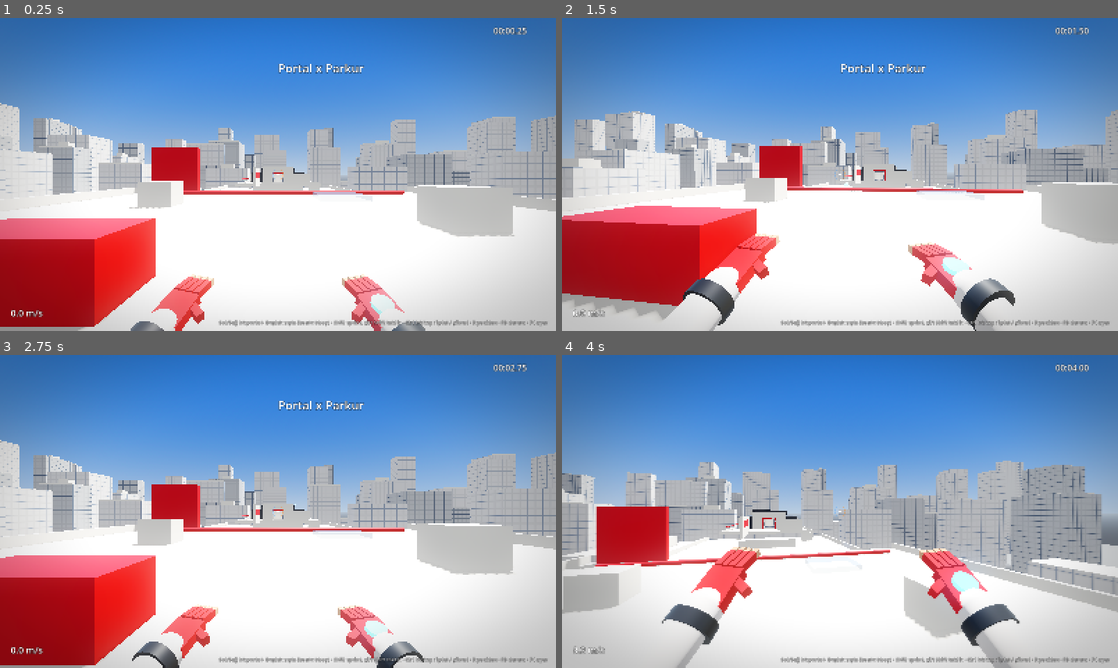
Above: before the commit, frames 1-4 (two rows, left to right).
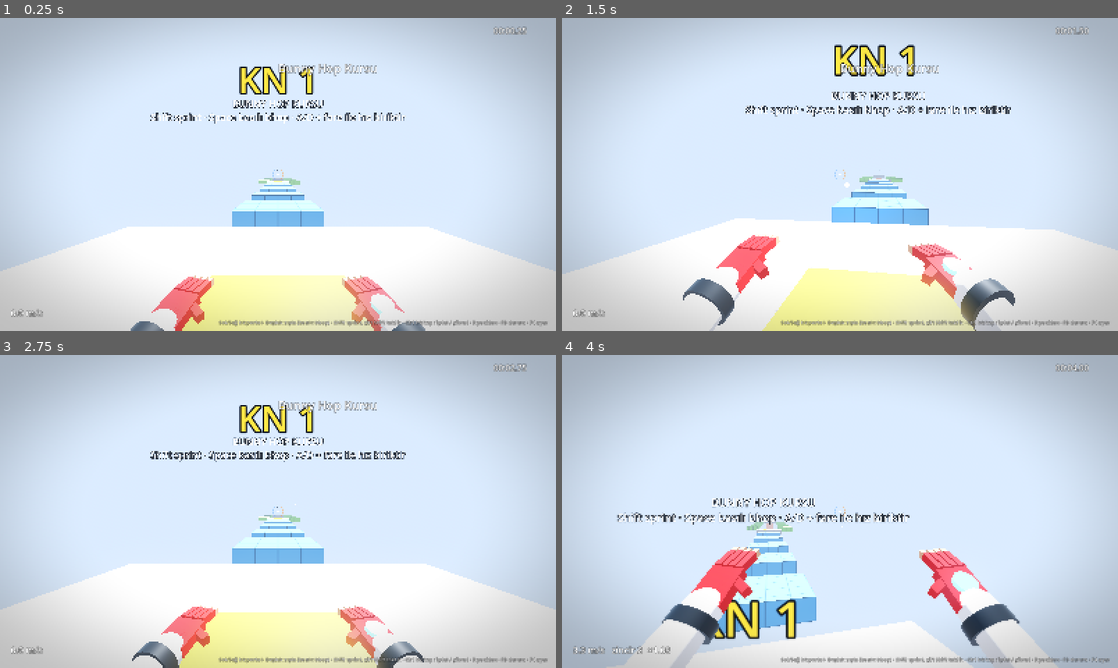
Above: after the commit, the same moments.

Repository: salihsahinin/portal-parkur
Game: Godot game, scene res://sahneler/ana.tscn
The game is run twice, just before and just after one commit, with the same random seed, the same clock (stepped at 60 frames per second) and the same inputs.
Inputs (mouse positions are in pixels of both pictures, inside the frame that each line leads up to):
- Up to frame 1 (0.25 s): no input
- Up to frame 2 (1.5 s): tap Enter at 0.5 s; move the mouse to (867, 174) at 0.52 s; hold Ctrl (kay) 0.53-1.28 s; tap W (ileri) at 0.6 s; click (867, 174) at 0.67 s; move the mouse to (812, 174) at 1.27 s; tap Ctrl (kay) at 1.35 s; click (812, 174) at 1.42 s
- Up to frame 3 (2.75 s): tap A (sol) at 1.55, 2.1 s; move the mouse to (289, 505) at 2.02 s; click (289, 505) at 2.17 s; tap R (yeniden) at 2.3 s
- Up to frame 4 (4 s): move the mouse to (834, 517) at 2.77 s; tap R (yeniden) at 2.85 s; click (834, 517) at 2.92 s; tap Space (zipla) at 3.05 s; move the mouse to (878, 514) at 3.52 s; hold Space (zipla) from 3.53 s (still down); click (878, 514) at 3.67 s; tap W (ileri) at 3.8 s

The runs differ from the first frame. In frame 1, 79% of the frame differs, in the area x 0-100%, y 0-100%; in frame 2, 78%; in frame 3, 80%; in frame 4, 88%.

Commit message:
[icra] Portal Parkur: Minecraft bunny-hop server style course (floating block stages, ice friction 0.98, slime bounce, gold checkpoints, final long jump) as default map; level selectable; per-block friction in Minecraft ticks
Co-Authored-By: Claude Fable 5.1 <noreply@anthropic.com>

Diff:
--- a/betikler/ana.gd
+++ b/betikler/ana.gd
@@ -2,23 +2,35 @@
 ## Ana sahne: seviye + oyuncu + HUD bağlantıları, düşme/yeniden doğma, bitiş, test koşumu.
 
 const TEST := preload("res://betikler/test_kosum.gd")
+const SEVIYE_ME := preload("res://betikler/seviye.gd")
+const SEVIYE_BHOP := preload("res://betikler/seviye_bhop.gd")
 
 @onready var oyuncu: Oyuncu = $Oyuncu
-@onready var seviye: Node3D = $Seviye
 @onready var hud: CanvasLayer = $HUD
+var seviye: Node3D
 
 var sure := 0.0
 var bitti := false
 
 
 func _ready() -> void:
+	# seviye seçimi: F4 `seviye` 0 = bhop kursu, 1 = çatı + portal odaları; test koşumu eski haritayı kullanır
+	var bhop_kursu: bool = Ayarlar.al("seviye") < 0.5 and not OS.has_environment("PP_TEST")
+	seviye = Node3D.new()
+	seviye.name = "Seviye"
+	seviye.set_script(SEVIYE_BHOP if bhop_kursu else SEVIYE_ME)
+	add_child(seviye)
+	move_child(seviye, 0)
 	oyuncu.yeniden_dogum = seviye.baslangic
 	oyuncu.yeniden_dogum_yaw = 0.0
 	oyuncu.global_position = seviye.baslangic
 	seviye.kontrol_noktasi.connect(_kontrol_noktasi)
 	seviye.bitis.connect(_bitis)
 	seviye.firlat.connect(_firlat)
-	hud.mesaj("Portal x Parkur", 3.0)
+	seviye.bilgi.connect(func(m: String) -> void: hud.mesaj(m, 1.5))
+	hud.mesaj("Bunny Hop Kursu" if bhop_kursu else "Portal x Parkur", 3.0)
+	if OS.has_environment("PP_EKRAN"):
+		_ekran_al.call_deferred()
 	if OS.has_environment("PP_TEST"):
 		var t := Node.new()
 		t.set_script(TEST)
@@ -26,11 +38,36 @@
 		add_child(t)
 
 
+## PP_EKRAN=1: başlangıçtan ve kuş bakışı iki ekran görüntüsü alıp çıkar (görsel kontrol).
+func _ekran_al() -> void:
+	Input.mouse_mode = Input.MOUSE_MODE_VISIBLE
+	oyuncu.fare_acik = false
+	var dizin := ProjectSettings.globalize_path("res://test_cikti/")
+	await get_tree().create_timer(1.0).timeout
+	oyuncu.kamera.rotation.x = deg_to_rad(-8)
+	await RenderingServer.frame_post_draw
+	get_viewport().get_texture().get_image().save_png(dizin + "bhop_01_baslangic.png")
+	oyuncu.sifirla()
+	oyuncu.global_position = Vector3(-10, 24, 20)
+	oyuncu.rotation.y = deg_to_rad(-25)
+	oyuncu.kamera.rotation.x = deg_to_rad(-28)
+	oyuncu.set_physics_process(false)
+	await get_tree().create_timer(0.5).timeout
+	await RenderingServer.frame_post_draw
+	get_viewport().get_texture().get_image().save_png(dizin + "bhop_02_kusbakisi.png")
+	oyuncu.global_position = Vector3(6, 2, -150)
+	oyuncu.rotation.y = deg_to_rad(10)
+	oyuncu.kamera.rotation.x = deg_to_rad(-15)
+	await get_tree().create_timer(0.5).timeout
+	await RenderingServer.frame_post_draw
+	get_viewport().get_texture().get_image().save_png(dizin + "bhop_03_orta.png")
+	get_tree().quit()
+
+
 func _kontrol_noktasi(poz: Vector3, yaw: float) -> void:
 	if oyuncu.yeniden_dogum.distance_to(poz) > 0.5:
 		oyuncu.yeniden_dogum = poz
 		oyuncu.yeniden_dogum_yaw = yaw
-		hud.mesaj("Kontrol noktası", 1.2)
 
 
 func _firlat(v: Vector3) -> void:
--- a/betikler/ayarlar.gd
+++ b/betikler/ayarlar.gd
@@ -8,6 +8,7 @@
 
 ## ad: [varsayılan, min, max, adım, açıklama]
 const TANIM := {
+	"seviye": [0.0, 0.0, 1.0, 1.0, "harita (yeniden başlatınca): 0 = bunny hop kursu · 1 = çatı + portal odaları"],
 	"model": [1.0, 0.0, 1.0, 1.0, "hareket modeli: 1 = Minecraft (20 tick, azalea-physics portu) · 0 = parkur (DL/CS/MW)"],
 	"mc_olcek": [3.0, 0.5, 6.0, 0.1, "Minecraft yatay hız ölçeği (1 = birebir; 3 = başlangıç 3 kat)"],
 	"mc_olcek_y": [1.5, 0.5, 4.0, 0.1, "Minecraft dikey ölçek (zıplama yüksekliği 1.25 blok × bu; yerçekimi de ölçeklenir)"],
--- a/betikler/hud.gd
+++ b/betikler/hud.gd
@@ -152,7 +152,8 @@
 func guncelle(oyuncu: Node, sure: float, delta: float) -> void:
 	var v: Vector3 = oyuncu.velocity
 	var hiz := Vector3(v.x, 0, v.z).length()
-	hiz_lbl.text = "%4.1f m/s" % hiz
+	var zincir: int = oyuncu.get("bhop_zincir")
+	hiz_lbl.text = "%4.1f m/s" % hiz + ("   zincir %d  ×%.2f" % [zincir, 1.0 + Ayarlar.al("bhop_zincir_bonus") * minf(zincir, 15.0)] if zincir > 0 else "")
 	sure_lbl.text = "%02d:%05.2f" % [int(sure / 60.0), fmod(sure, 60.0)]
 	if Input.is_action_just_pressed("hata_ayik"):
 		hata_ayik = not hata_ayik
--- a/betikler/oyuncu.gd
+++ b/betikler/oyuncu.gd
@@ -64,6 +64,7 @@
 var mc_birikim := 0.0
 var mc_senkron_gerek := true
 var mc_yerde_tick := 0
+var mc_kayganlik := 0.6
 var bhop_zincir := 0
 var ucus_parkur := false
 var firlat_kare := -10
@@ -155,13 +156,15 @@
 				mc_v.x = v_ms.x / olc
 				mc_v.z = v_ms.z / olc
 		else:
-			var hiz: float = (0.13 if mc_sprint else 0.1) if yerde else (0.026 if mc_sprint else 0.02)
+			# getFrictionInfluencedSpeed: yerde speed * 0.216 / f³ (f = blok kayganlığı; 0.6 → 1.0, buz 0.98 → 0.23)
+			var f := mc_kayganlik
+			var hiz: float = (0.13 if mc_sprint else 0.1) * (0.21600002 / (f * f * f)) if yerde else (0.026 if mc_sprint else 0.02)
 			mc_v += (global_basis * yerel) * hiz
 	# hareket bu (sürtünme öncesi) hızla yapılır; çarpışma move_and_slide ile tick'ler arasında
 	mc_hareket = mc_v
 	# sonra yerçekimi + atalet bir sonraki tick için (bhop: havada ve zıplama tick'inde sürtünme yok)
 	mc_v.y -= 0.08
-	var atalet: float = 0.546 if (yerde and not zipladi) else (1.0 if bhop else 0.91)
+	var atalet: float = (mc_kayganlik * 0.91) if (yerde and not zipladi) else (1.0 if bhop else 0.91)
 	mc_v.x *= atalet
 	mc_v.z *= atalet
 	mc_v.y *= 0.98
@@ -185,6 +188,21 @@
 ## move_and_slide sonrası: kayan hız ve zemin/tavan teması tick durumuna geri yazılır.
 func _mc_geri_oku() -> void:
 	var v := _mc_bt(velocity)
+	# zemin bloğu: kayganlık (buz 0.98) ve zıplatıcı (slime) meta verisi
+	if is_on_floor():
+		for i in get_slide_collision_count():
+			var c := get_slide_collision(i)
+			if c.get_normal().y > 0.7:
+				var g: Object = c.get_collider()
+				if g:
+					mc_kayganlik = float(g.get_meta("kayganlik", 0.6))
+					if g.get_meta("ziplatici", false) and mc_hareket.y < -0.15:
+						mc_v.y = -mc_hareket.y * 0.95
+						mc_hareket.y = mc_v.y
+						Ses.cal("zipla", -6.0, 0.7)
+						mc_son_kare = Engine.get_physics_frames()
+						return
+				break
 	# yatay çarpışma: kayan hız hareket hızından saptıysa (duvar) o bileşen tick durumuna yazılır
 	if absf(v.x - mc_hareket.x) > 1.0e-5:
 		mc_v.x = v.x
--- a/betikler/seviye.gd
+++ b/betikler/seviye.gd
@@ -4,6 +4,7 @@
 signal kontrol_noktasi(poz: Vector3, yaw: float)
 signal bitis
 signal firlat(v: Vector3)
+signal bilgi(metin: String)
 
 const PANEL := preload("res://shaderlar/panel.gdshader")
 
--- /dev/null
+++ b/betikler/seviye_bhop.gd
@@ -0,0 +1,227 @@
+extends "res://betikler/seviye.gd"
+## Minecraft bunny hop sunucusu tarzı kurs: gökyüzünde yüzen blok platformlar; ilerleme sırası
+## başlangıç → düz boşluklar → yılan (strafe) → aşağı merdiven + uzun atlayış → buz pisti → sütunlar
+## → yana kayan platformlar → yukarı merdiven → final uzun atlayış → bitiş. Altın plaka = kontrol noktası.
+
+var z := 0.0
+var y := 0.0
+var kn_sayac := 0
+var toplam_kn := 9
+var blok_beyaz: ShaderMaterial
+var blok_gri: ShaderMaterial
+var blok_altin: StandardMaterial3D
+var blok_buz: StandardMaterial3D
+var blok_slime: StandardMaterial3D
+var blok_kirmizi: ShaderMaterial
+var asama_renkleri: Array[ShaderMaterial] = []
+
+
+func _ready() -> void:
+	_malzemeler()
+	_blok_malzemeleri()
+	_ortam_bhop()
+	_kurs()
+
+
+func _blok_malzemeleri() -> void:
+	blok_beyaz = _blok(Color(0.92, 0.92, 0.9))
+	blok_gri = _blok(Color(0.6, 0.6, 0.62))
+	blok_kirmizi = _blok(Color(0.8, 0.15, 0.12))
+	for c in [Color(0.35, 0.65, 0.95), Color(0.5, 0.8, 0.25), Color(0.95, 0.55, 0.15), Color(0.75, 0.35, 0.85),
+			Color(0.95, 0.85, 0.2), Color(0.2, 0.7, 0.7), Color(0.9, 0.4, 0.6), Color(0.45, 0.5, 0.95)]:
+		asama_renkleri.append(_blok(c))
+	blok_altin = _std(Color(1.0, 0.8, 0.15), 0.35, Color(1.0, 0.7, 0.1), 1.2)
+	blok_altin.metallic = 0.6
+	blok_buz = _std(Color(0.7, 0.88, 1.0, 0.85), 0.05, Color.BLACK, 1.0, true)
+	blok_buz.metallic = 0.2
+	blok_slime = _std(Color(0.45, 0.85, 0.35, 0.8), 0.3, Color(0.3, 0.8, 0.2), 0.6, true)
+
+
+func _blok(renk: Color) -> ShaderMaterial:
+	return _panel(renk, renk * 0.55, 1.0, 0.85, 0.03, 0.03)
+
+
+func _ortam_bhop() -> void:
+	var env := Environment.new()
+	var sky := Sky.new()
+	var sm := ProceduralSkyMaterial.new()
+	sm.sky_top_color = Color(0.3, 0.55, 1.0)
+	sm.sky_horizon_color = Color(0.75, 0.85, 1.0)
+	sm.ground_bottom_color = Color(0.55, 0.65, 0.85)
+	sm.ground_horizon_color = Color(0.75, 0.85, 1.0)
+	sky.sky_material = sm
+	env.background_mode = Environment.BG_SKY
+	env.sky = sky
+	env.ambient_light_source = Environment.AMBIENT_SOURCE_COLOR
+	env.ambient_light_color = Color(0.85, 0.87, 0.92)
+	env.ambient_light_energy = 0.9
+	env.tonemap_mode = Environment.TONE_MAPPER_FILMIC
+	env.tonemap_exposure = 1.0
+	env.glow_enabled = true
+	env.glow_intensity = 0.4
+	env.glow_hdr_threshold = 1.2
+	env.fog_enabled = true
+	env.fog_light_color = Color(0.75, 0.85, 1.0)
+	env.fog_density = 0.004
+	env.ssao_enabled = true
+	var we := WorldEnvironment.new()
+	we.environment = env
+	add_child(we)
+	var gunes := DirectionalLight3D.new()
+	gunes.rotation_degrees = Vector3(-55, 160, 0)
+	gunes.light_energy = 1.4
+	gunes.shadow_enabled = true
+	gunes.directional_shadow_max_distance = 160.0
+	add_child(gunes)
+
+
+## Platform: üst yüzeyi y'de, x merkezli, z0'dan ileri (−z) d derinliğinde.
+func plat(x: float, ust_y: float, z0: float, w: float, d: float, mat: Material, kayganlik := 0.6, kalin := 1.0) -> StaticBody3D:
+	var sb := kutu(Vector3(x, ust_y - kalin * 0.5, z0 - d * 0.5), Vector3(w, kalin, d), mat)
+	sb.set_meta("kayganlik", kayganlik)
+	return sb
+
+
+## Altın kontrol noktası plakası + aşama etiketi.
+func kn(x: float, ust_y: float, zc: float, yaw := 0.0) -> void:
+	kn_sayac += 1
+	var n := kn_sayac
+	gorsel(Vector3(x, ust_y + 0.03, zc), Vector3(2, 0.06, 2), blok_altin)
+	var etiket := Label3D.new()
+	etiket.text = "KN %d" % n
+	etiket.font_size = 64
+	etiket.pixel_size = 0.006
+	etiket.billboard = BaseMaterial3D.BILLBOARD_ENABLED
+	etiket.modulate = Color(1.0, 0.85, 0.2)
+	etiket.outline_size = 12
+	etiket.position = Vector3(x, ust_y + 2.6, zc)
+	add_child(etiket)
+	var poz := Vector3(x, ust_y, zc)
+	alan(Vector3(x, ust_y + 1.2, zc), Vector3(2.4, 2.4, 2.4), func() -> void:
+		kontrol_noktasi.emit(poz, yaw)
+		bilgi.emit("Kontrol noktası %d / %d" % [n, toplam_kn])
+	)
+
+
+func _kurs() -> void:
+	olum_y = -60.0
+	# 1) başlangıç platformu
+	plat(0, 0, 4.5, 9, 9, blok_beyaz)
+	baslangic = Vector3(0, 0.2, 2.5)
+	kn(0, 0, 0)
+	_etiket3d("BUNNY HOP KURSU\nShift sprint · Space basılı bhop · A/D + fare ile hız biriktir", Vector3(0, 3.5, -4.5))
+	z = -4.5
+	# 2) düz boşluklar: 3 → 5 blok
+	var m := asama_renkleri[0]
+	for g in [3.0, 3.5, 4.0, 4.5, 5.0]:
+		z -= g
+		plat(0, 0, z, 4, 4, m)
+		z -= 4
+	# 3) KN 2
+	z -= 3.5
+	plat(0, 0, z, 5, 5, blok_gri)
+	kn(0, 0, z - 2.5)
+	z -= 5
+	# 4) yılan (strafe): sağ-sol dönüşümlü 3x3
+	m = asama_renkleri[1]
+	for i in 8:
+		var x := 4.0 if i % 2 == 0 else -4.0
+		z -= 3.0
+		plat(x, 0, z, 3, 3, m)
+		z -= 3
+	# 5) KN 3
+	z -= 3.5
+	plat(0, 0, z, 5, 5, blok_gri)
+	kn(0, 0, z - 2.5)
+	z -= 5
+	# 6) aşağı merdiven (hız kazan) + 9 blok uzun atlayış
+	m = asama_renkleri[2]
+	for i in 12:
+		y -= 1.0
+		plat(0, y, z, 3, 2.5, m, 0.6, 1.0)
+		z -= 2.5
+	plat(0, y, z, 4, 8, m)
+	z -= 8
+	z -= 9
+	y -= 1.0
+	# 7) KN 4
+	plat(0, y, z, 6, 6, blok_gri)
+	kn(0, y, z - 3)
+	z -= 6
+	# 8) buz pisti (kayganlık 0.98) + 8 blok boşluk
+	z -= 2.5
+	plat(0, y, z, 4, 24, blok_buz, 0.98)
+	_etiket3d("BUZ: sürtünme yok, hız düşmez", Vector3(0, y + 2.5, z - 2))
+	z -= 24
+	z -= 8
+	# 9) KN 5
+	plat(0, y, z, 5, 5, blok_gri)
+	kn(0, y, z - 2.5)
+	z -= 5
+	# 10) sütunlar 1x1, hafif yükselen
+	m = asama_renkleri[3]
+	for i in 8:
+		z -= 3.0
+		var x: float = [-1.0, 1.0, 0.0, -1.5, 1.5, 0.0, -1.0, 1.0][i]
+		plat(x, y + (i % 3) * 0.5, z, 1, 1, m, 0.6, 1.0 + (i % 3) * 0.5)
+		z -= 1
+	# 11) KN 6
+	z -= 3.0
+	plat(0, y, z, 5, 5, blok_gri)
+	kn(0, y, z - 2.5)
+	z -= 5
+	# 12) yana kayan platformlar (çapraz strafe): her biri +3 x
+	m = asama_renkleri[4]
+	var xk := 0.0
+	for i in 6:
+		xk += 3.0
+		z -= 3.0
+		plat(xk, y, z, 3, 3, m)
+		z -= 3
+	# 13) KN 7
+	z -= 3.0
+	plat(xk, y, z, 5, 5, blok_gri)
+	kn(xk, y, z - 2.5)
+	z -= 5
+	# 14) yukarı merdiven: her 3 blokta 1 yukarı; slime (zıplatıcı) ile giriş
+	m = asama_renkleri[5]
+	z -= 3.0
+	plat(xk, y, z, 3, 3, blok_slime).set_meta("ziplatici", true)
+	z -= 3
+	for i in 8:
+		z -= 3.0
+		y += 1.0
+		plat(xk, y, z, 3, 3, m)
+		z -= 3
+	# 15) KN 8
+	z -= 3.0
+	plat(xk, y, z, 5, 5, blok_gri)
+	kn(xk, y, z - 2.5)
+	z -= 5
+	# 16) final: 20 blok pist + 11 blok boşluk (zincir hızı ister)
+	m = asama_renkleri[6]
+	z -= 2.0
+	plat(xk, y, z, 4, 20, m)
+	_etiket3d("FİNAL: 11 blok, zincir hızı gerekir", Vector3(xk, y + 2.5, z - 3))
+	gorsel(Vector3(xk, y + 0.03, z - 19.5), Vector3(4, 0.06, 1), blok_kirmizi)
+	z -= 20
+	z -= 11
+	# 17) bitiş
+	plat(xk, y, z, 9, 9, blok_beyaz)
+	kn(xk, y, z - 2)
+	gorsel(Vector3(xk, y + 0.03, z - 5.5), Vector3(3, 0.06, 3), blok_altin)
+	_etiket3d("BİTİŞ", Vector3(xk, y + 3.5, z - 5.5))
+	omni(Vector3(xk, y + 2, z - 5.5), 10, 2.0, Color(1.0, 0.85, 0.3))
+	alan(Vector3(xk, y + 1.2, z - 5.5), Vector3(3, 2.4, 3), func() -> void: bitis.emit())
+	z -= 9
+
+
+func _etiket3d(metin: String, poz: Vector3) -> void:
+	var l := Label3D.new()
+	l.text = metin
+	l.font_size = 48
+	l.pixel_size = 0.006
+	l.billboard = BaseMaterial3D.BILLBOARD_ENABLED
+	l.outline_size = 10
+	l.position = poz
+	add_child(l)
--- a/sahneler/ana.tscn
+++ b/sahneler/ana.tscn
@@ -1,16 +1,12 @@
 [gd_scene format=4]
 
 [ext_resource type="Script" path="res://betikler/ana.gd" id="1"]
-[ext_resource type="Script" path="res://betikler/seviye.gd" id="2"]
 [ext_resource type="PackedScene" path="res://sahneler/oyuncu.tscn" id="3"]
 [ext_resource type="Script" path="res://betikler/hud.gd" id="4"]
 
 [node name="Ana" type="Node3D"]
 script = ExtResource("1")
 
-[node name="Seviye" type="Node3D" parent="."]
-script = ExtResource("2")
-
 [node name="Oyuncu" parent="." instance=ExtResource("3")]
 transform = Transform3D(1, 0, 0, 0, 1, 0, 0, 0, 1, 0, 0.3, 9)
 
Not shown, changed: README.md
